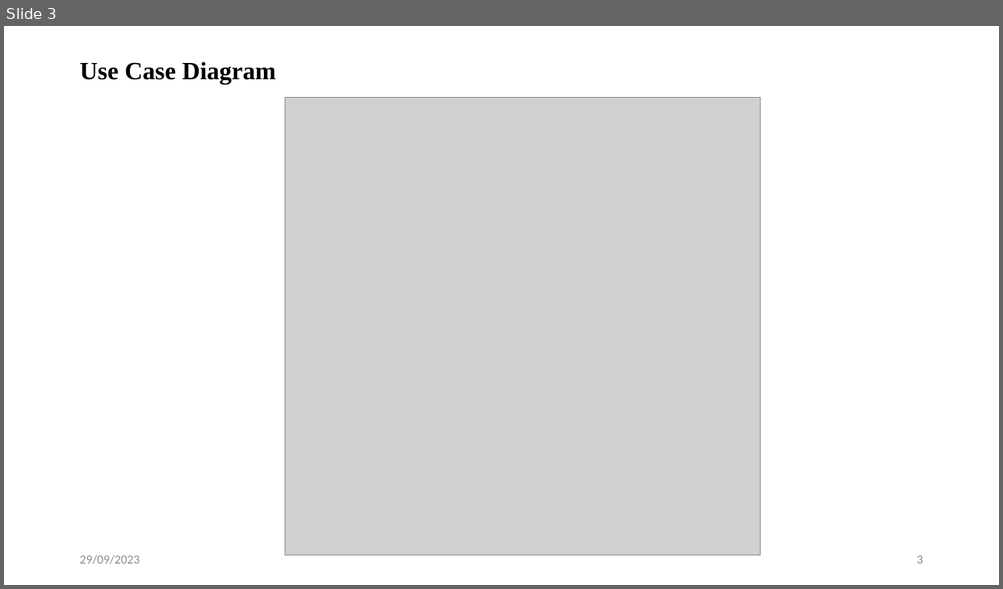
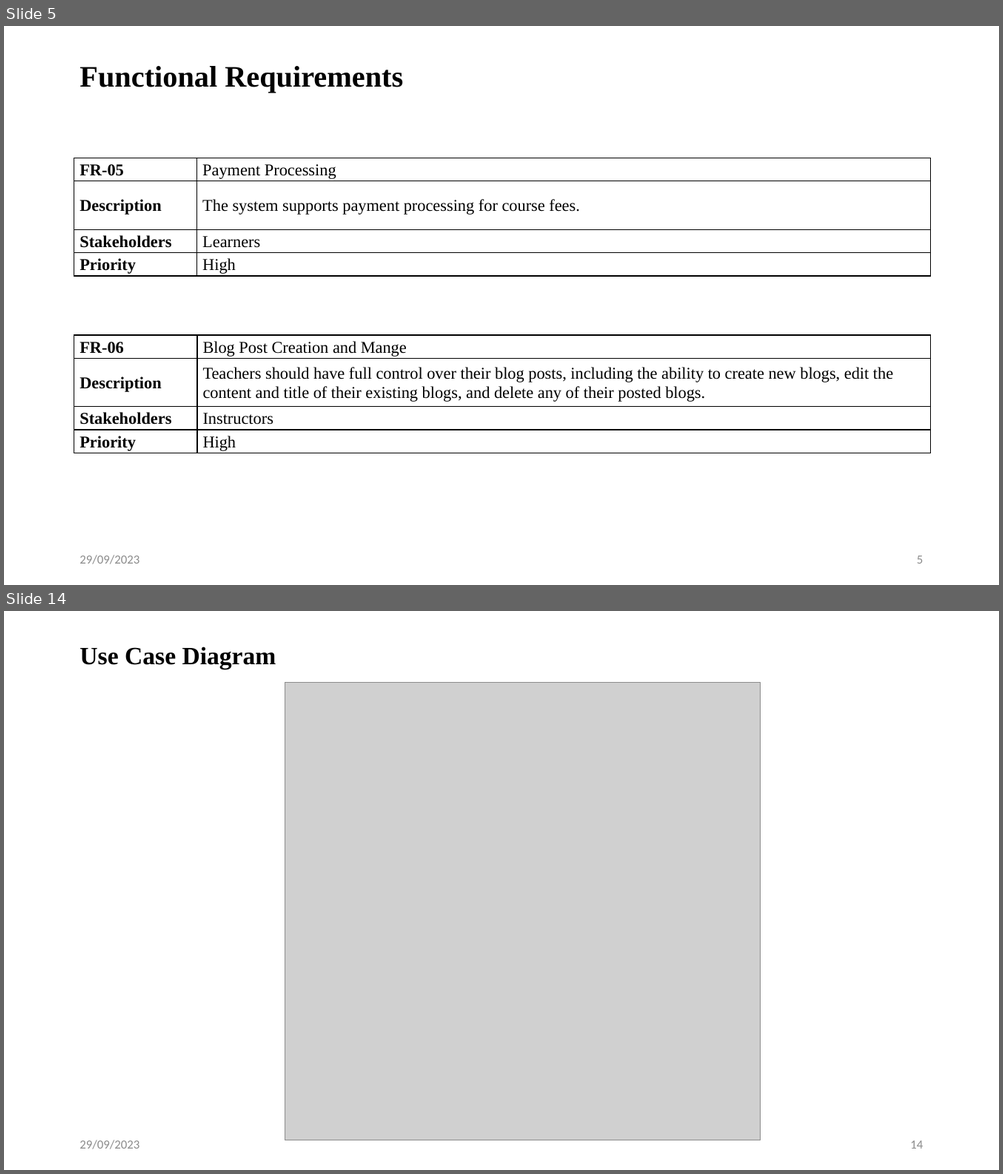
Before and after one commit to iprosenjitp/Tech-School, a slide deck: Materials/Mid Defense.pptx. Shown one above the other, each under a label of ours: slide 3 before the commit, slides 5 and 14 after it; the slides between them are not shown. The pictures are 1003x589 and 1003x1174 pixels, drawn with LibreOffice and Linux fonts; fonts in the diff are those of the drawing; grey boxes stand for pictures. Boxes give left, top, right and bottom in pixels: in the first picture for what was removed or moved away, otherwise in the second. Text is boxed around its words. In the diff, an @@ line names an element or a change of style, - is before the commit and + after.

```diff
--- a/Materials/Mid Defense.pptx
+++ b/Materials/Mid Defense.pptx
@@ slide 5 added at (4, 26, 999, 585), background #FFFFFF @@
@@ title added at (79, 66, 403, 93), 28.8 pt, text #000000, bold @@
+Functional Requirements
@@ table added at (74, 158, 930, 277), 4 rows, 2 columns @@
+FR-05 | Payment Processing
+Description | The system supports payment processing for course fees.
+Stakeholders | Learners
+Priority | High
@@ table added at (74, 335, 930, 454), 4 rows, 2 columns @@
+FR-06 | Blog Post Creation and Mange
+Description | Teachers should have full control over their blog posts, including the ability to create new blogs, edit the content and title of their existing blogs, and delete any of their posted blogs.
+Stakeholders | Instructors
+Priority | High
@@ text added at (79, 555, 139, 565), 12 pt, text #8C8C8C @@
+29/09/2023
@@ page number added at (916, 556, 922, 564), 12 pt, text #8C8C8C @@
+5
@@ what was slide 3 is now slide 14 @@
@@ page number at (910, 1141, 922, 1149): text changed @@
-3
+14
```
Also in this commit, not shown: 1 slide changed, 10 other slides added, 1 other file.
